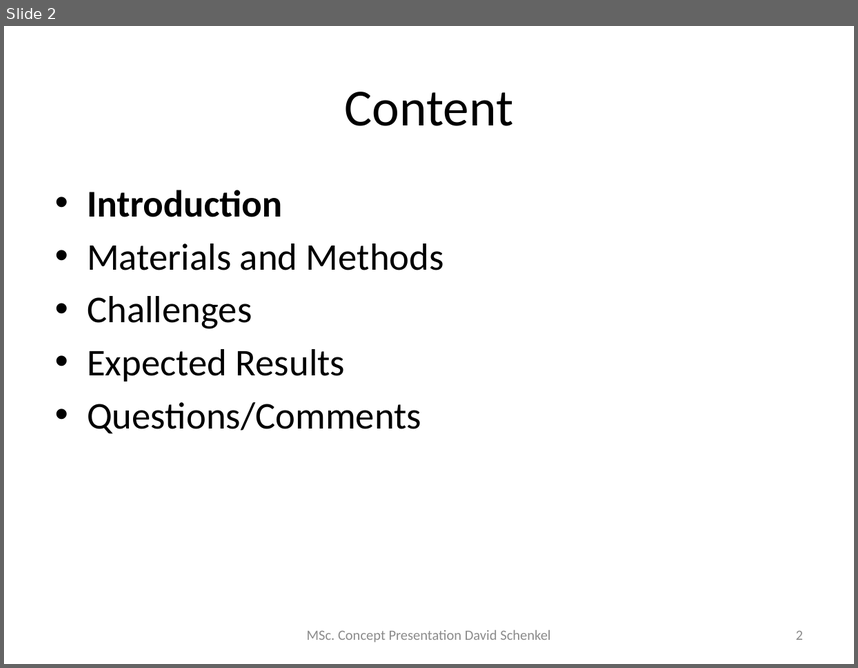
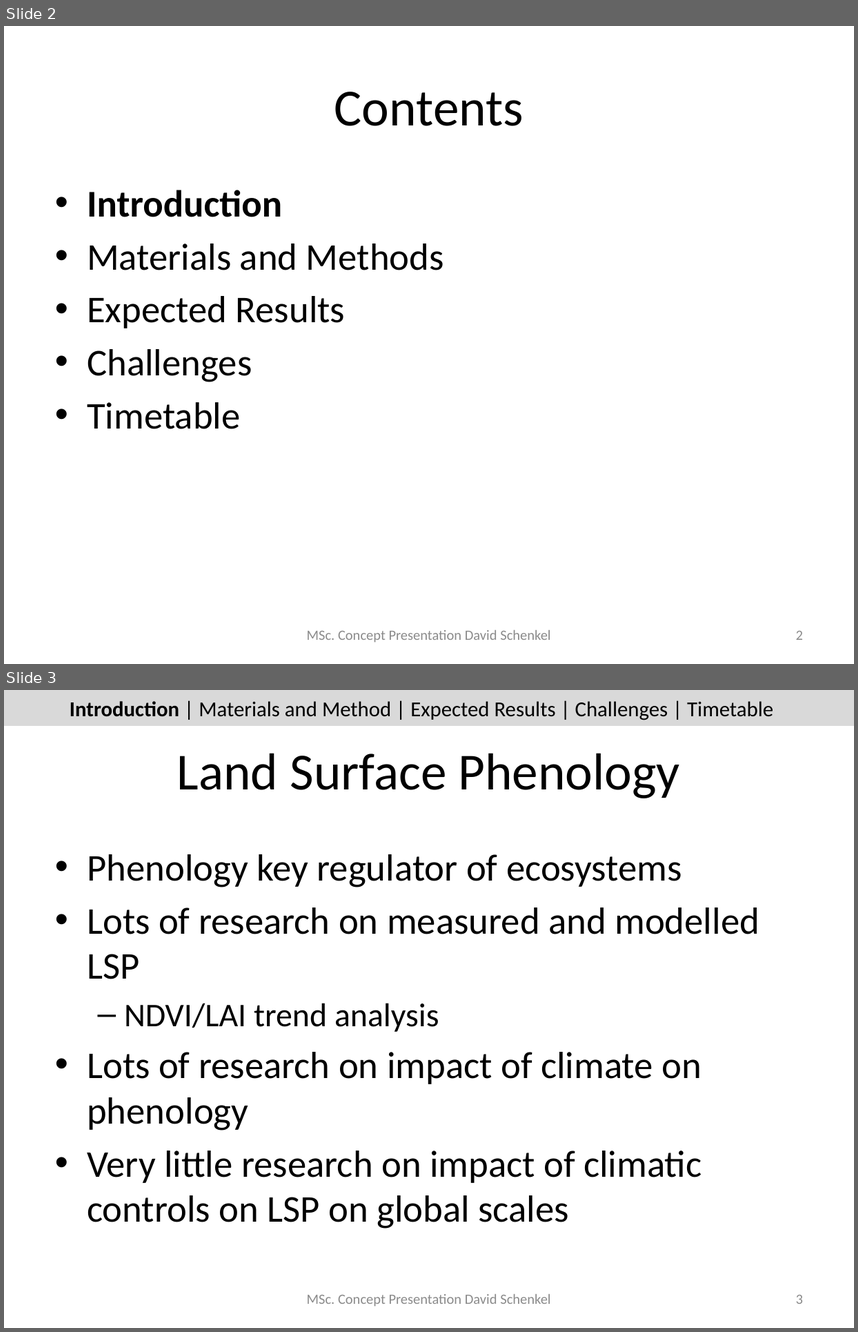
Before and after one commit to dschenkel/geo511, a slide deck: concept_presentation.pptx. Shown one above the other, each under a label of ours: slide 2 before the commit, slides 2 and 3 after it. The pictures are 858x668 and 858x1332 pixels, drawn with LibreOffice and Linux fonts; fonts in the diff are those of the drawing. Boxes give left, top, right and bottom in pixels: in the first picture for what was removed or moved away, otherwise in the second. Text is boxed around its words. In the diff, an @@ line names an element or a change of style, - is before the commit and + after.

Commit message:
presentation, timetable

```diff
--- a/concept_presentation.pptx
+++ b/concept_presentation.pptx
@@ slide 3 added at [4, 690, 854, 1328], background #FFFFFF @@
@@ rectangle added at [4, 690, 854, 726], fill #D9D9D9 @@
@@ text added at [70, 701, 773, 720], 18 pt, text #000000 @@
+Introduction | Materials and Method | Expected Results | Challenges | Timetable
@@ title added at [177, 753, 680, 798], 44 pt, text #000000 @@
+Land Surface Phenology
@@ text added at [87, 854, 760, 1228], 32 pt, text #000000 @@
+• Phenology key regulator of ecosystems
+• Lots of research on measured and modelled LSP
+  – NDVI/LAI trend analysis
+• Lots of research on impact of climate on phenology
+• Very little research on impact of climatic controls on LSP on global scales
@@ text added at [307, 1294, 550, 1305], 12 pt, text #8C8C8C @@
+MSc. Concept Presentation David Schenkel
@@ page number added at [796, 1294, 803, 1303], 12 pt, text #8C8C8C @@
+3
@@ slide 2 changed as well @@
@@ title at [335, 92, 524, 126]: text changed @@
-Content
+Contents
@@ text at [87, 296, 346, 328]: paragraph added @@
+• Expected Results
@@ text at [87, 402, 240, 429]: text changed @@
-• Expected Results
-• Questions/Comments
+• Timetable
```
Also in this commit, not shown: 19 other slides changed, 1 other slide added, 13 other files.
